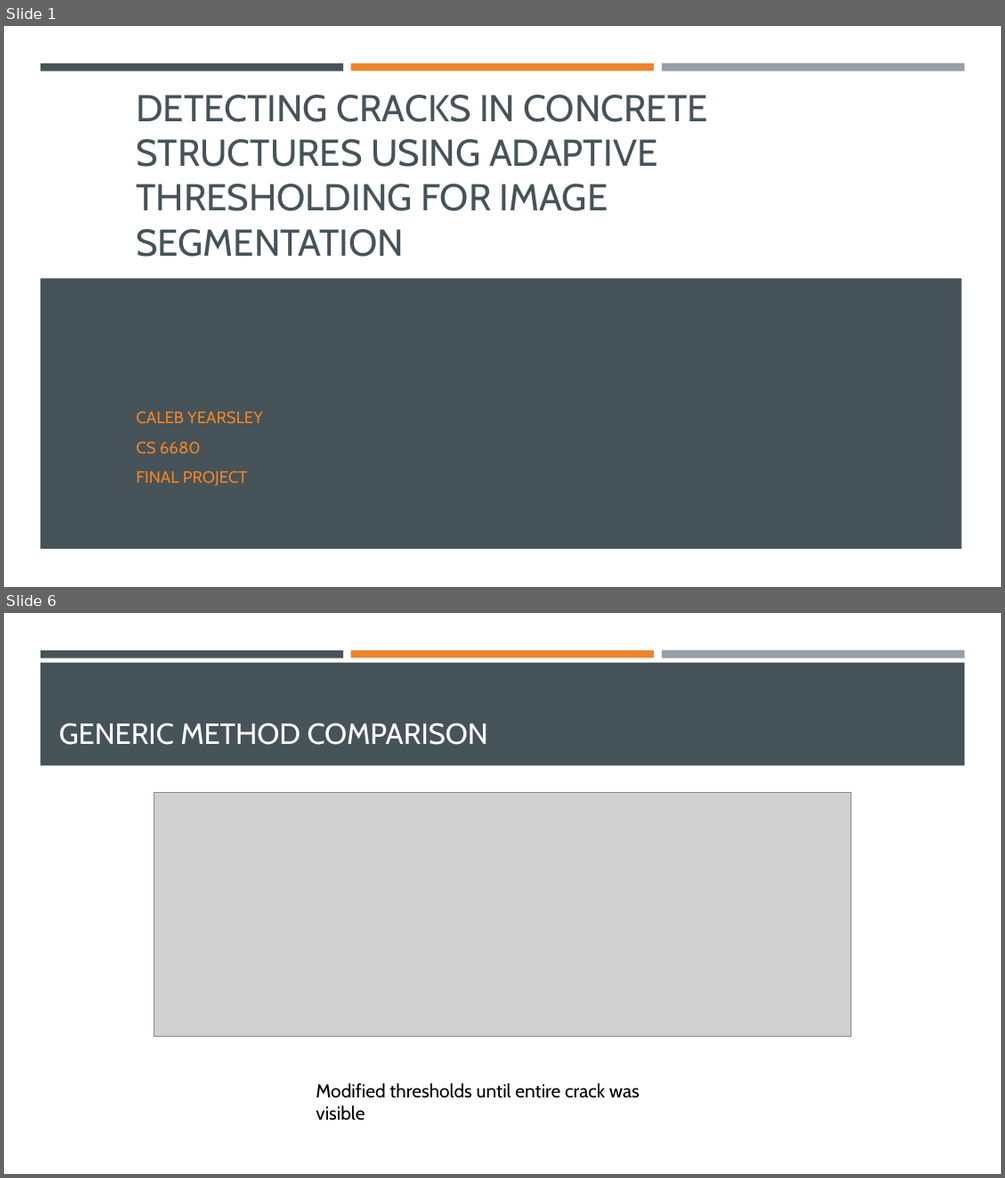
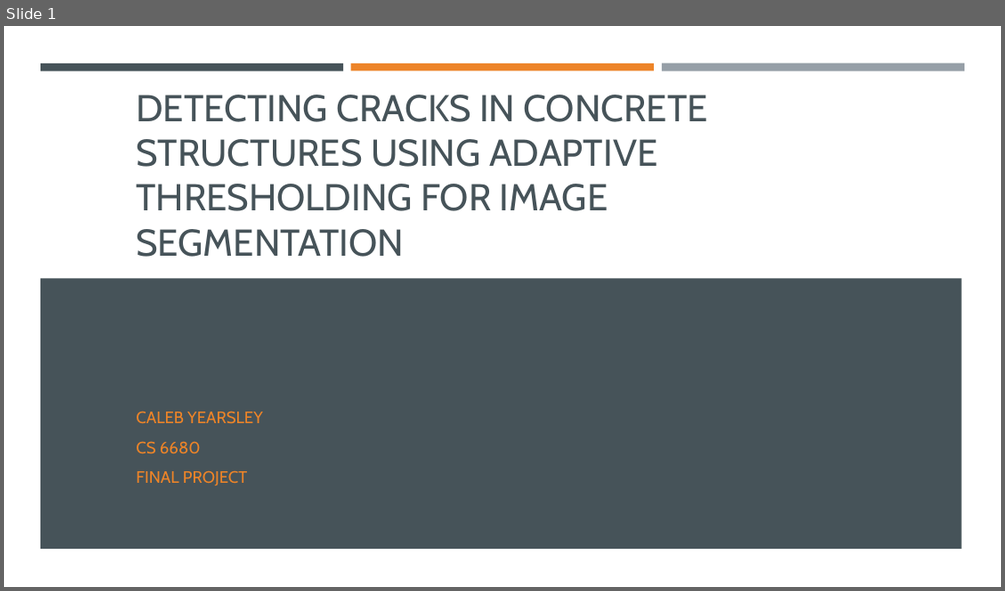
Before and after one commit to cyearsley/cs6680-DCCSUATFIS, a slide deck: Detecting Cracks in Concrete Structures Using Adaptive Thresholding.pptx. Shown one above the other, each under a label of ours: slides 1 and 6 before the commit, slide 1 after it; the slides between them are not shown. The pictures are 1005x1178 and 1005x591 pixels, drawn with LibreOffice and Linux fonts; fonts in the diff are those of the drawing; grey boxes stand for pictures. Boxes give left, top, right and bottom in pixels: in the first picture for what was removed or moved away, otherwise in the second. Text is boxed around its words. In the diff, an @@ line names an element or a change of style, - is before the commit and + after.

Commit message:
Work on powerpoint some more... Apply some scenarios to produce some images.

```diff
--- a/Detecting Cracks in Concrete Structures Using Adaptive Thresholding.pptx
+++ b/Detecting Cracks in Concrete Structures Using Adaptive Thresholding.pptx
@@ slide 6 removed at box(4, 613, 1001, 1174), background #FFFFFF; not listed: 3 template elements that a slide beside it also shows @@
@@ rectangle removed at box(40, 662, 965, 765) @@
@@ title removed at box(59, 722, 488, 745) @@
-GENERIC METHOD COMPARISON
@@ picture removed at box(154, 793, 851, 1037) @@
@@ text removed at box(316, 1083, 639, 1120) @@
-Modified thresholds until entire crack was visible
```
Also in this commit, not shown: 4 slides changed, 10 slides added, 6 other files.
